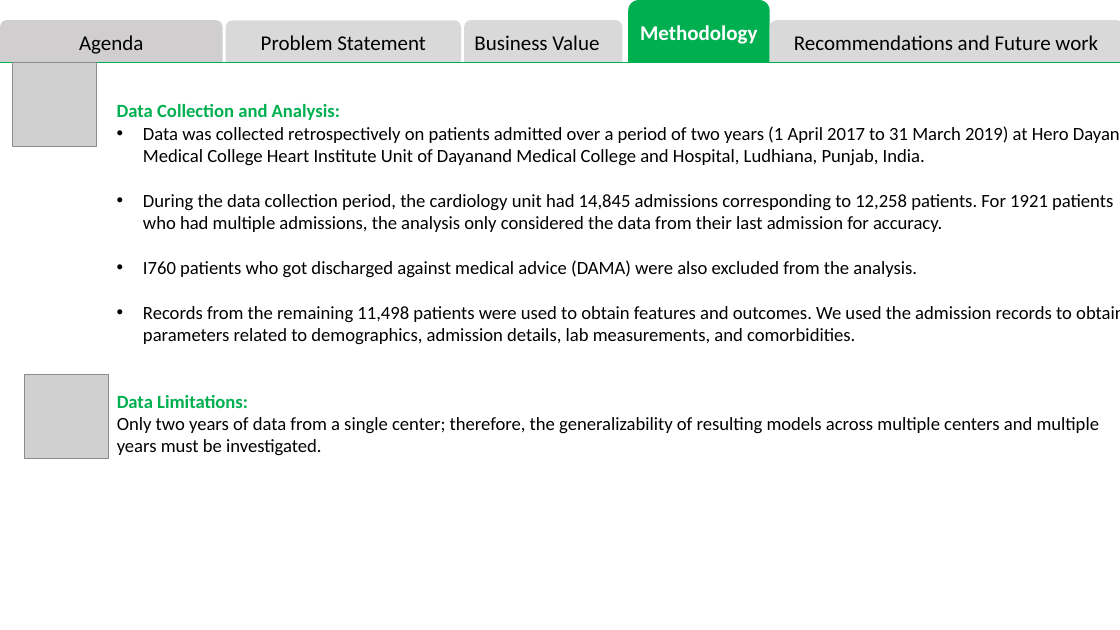
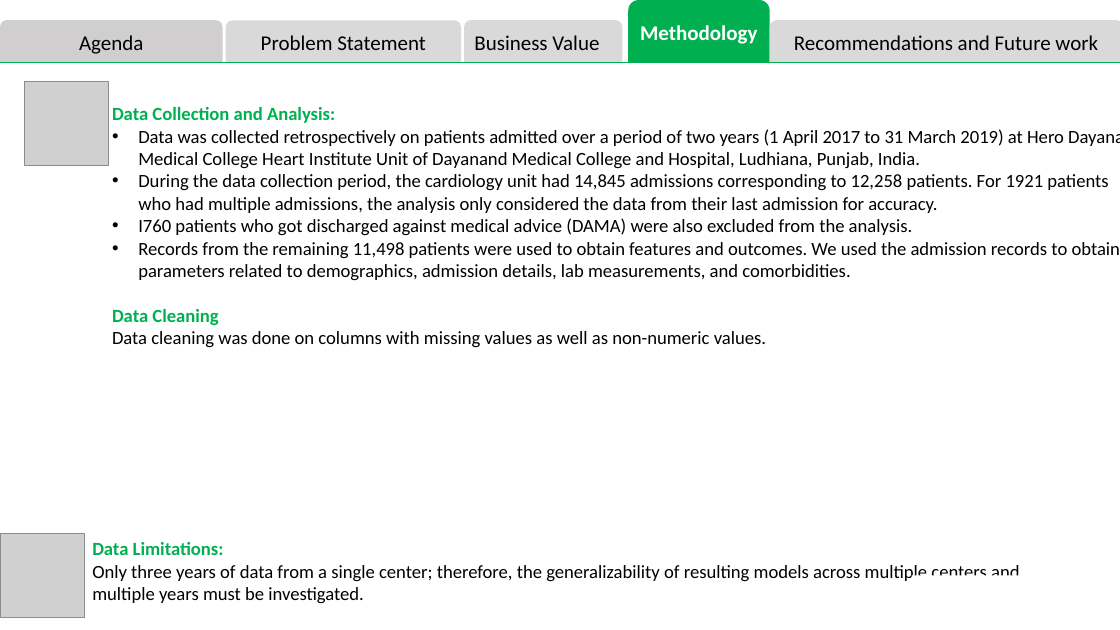
Before and after one commit to gabinuss/Cardio-Insights, a slide deck: slide 5 of Project-2/PRESENTATION.pptx. Drawn at 1120x630 pixels with LibreOffice and Linux fonts; fonts in the diff are those of the drawing; grey boxes stand for pictures. Boxes give left, top, right and bottom in pixels: in the first picture for what was removed or moved away, otherwise in the second. Text is boxed around its words. In the diff, an @@ line names an element or a change of style, - is before the commit and + after.

```diff
--- a/Project-2/PRESENTATION.pptx
+++ b/Project-2/PRESENTATION.pptx
@@ picture: place and size @@
-picture at bbox=[13, 62, 97, 146]
+picture at bbox=[24, 82, 108, 166]
@@ text at bbox=[112, 309, 766, 348]: paragraphs added @@
+Data Cleaning
+Data cleaning was done on columns with missing values as well as non-numeric values.
@@ picture: place and size @@
-picture at bbox=[24, 375, 108, 459]
+picture at bbox=[0, 534, 84, 618]
@@ text "Data Limitations:": place and size @@
-text "Data Limitations:" at bbox=[117, 395, 1100, 456]
+text "Data Limitations:" at bbox=[92, 542, 1019, 603]
@@ text at bbox=[92, 565, 1019, 603]: text changed @@
-Only two years of data from a single center; therefore, the generalizability of resulting models across multiple centers and multiple years must be investigated.
+Only three years of data from a single center; therefore, the generalizability of resulting models across multiple centers and multiple years must be investigated.
```
Also in this commit, not shown: 8 other slides changed, 4 slides added, 1 other file.
